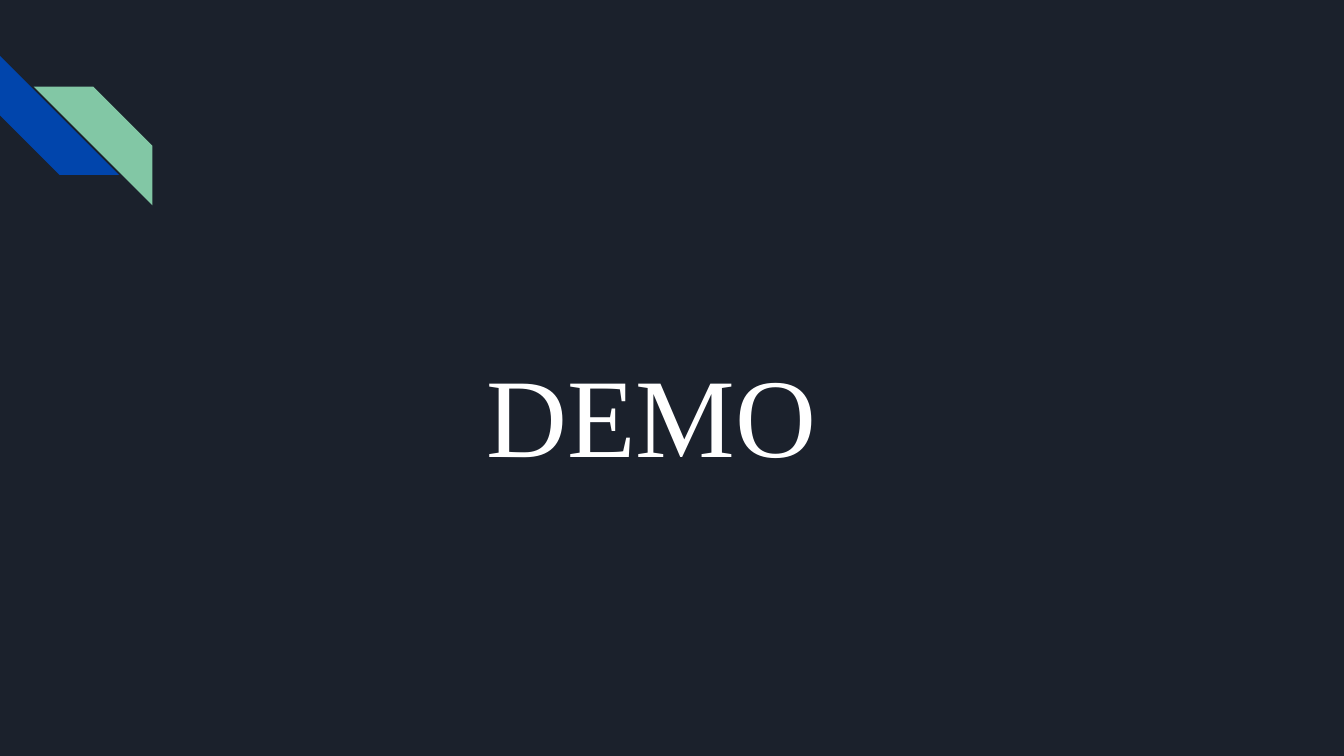
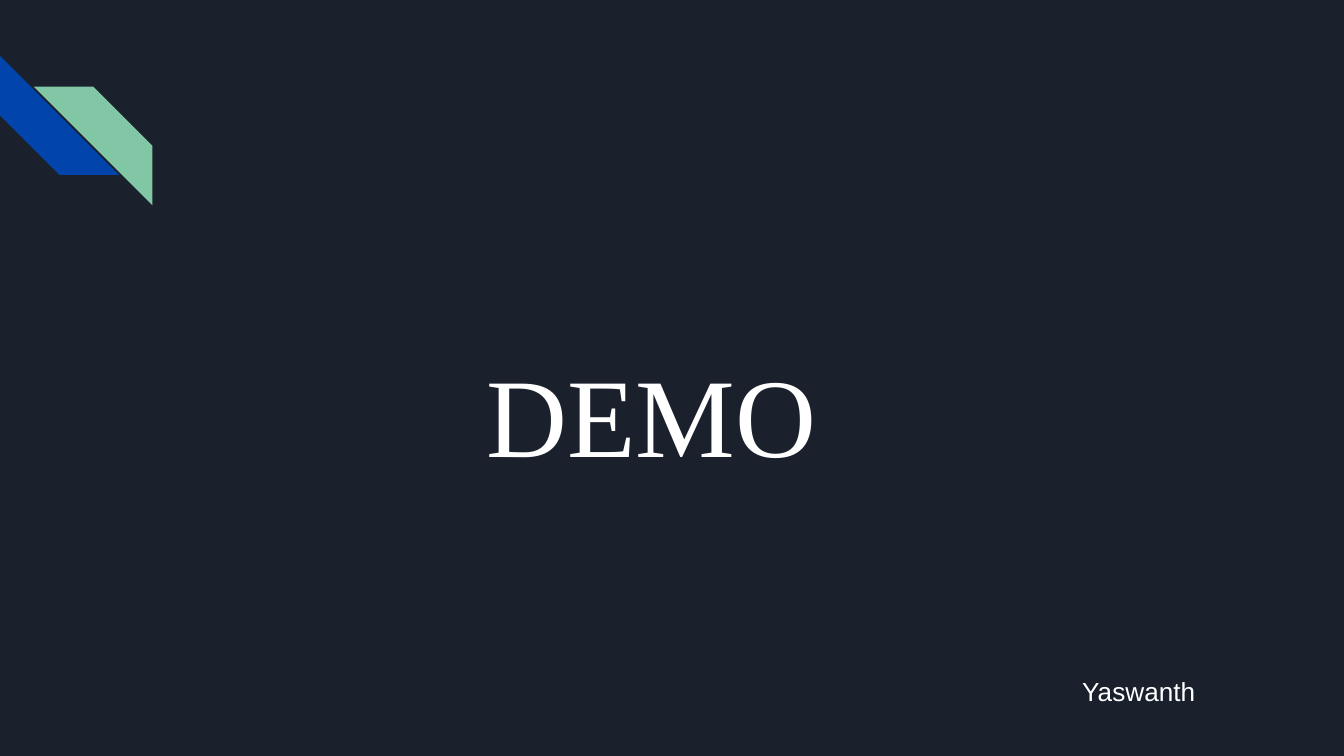
Before and after one commit to tanibi/Northwest-Market, a slide deck: slide 24 of Northwest Market.pptx. Drawn at 1344x756 pixels with LibreOffice and Linux fonts; fonts in the diff are those of the drawing. Boxes give left, top, right and bottom in pixels: in the first picture for what was removed or moved away, otherwise in the second. Text is boxed around its words. In the diff, an @@ line names an element or a change of style, - is before the commit and + after.

```diff
--- a/Northwest Market.pptx
+++ b/Northwest Market.pptx
@@ text added at [1082,682,1195,702], 14 pt, text #FFFFFF @@
+Yaswanth
```
Also in this commit, not shown: 20 other slides changed.
